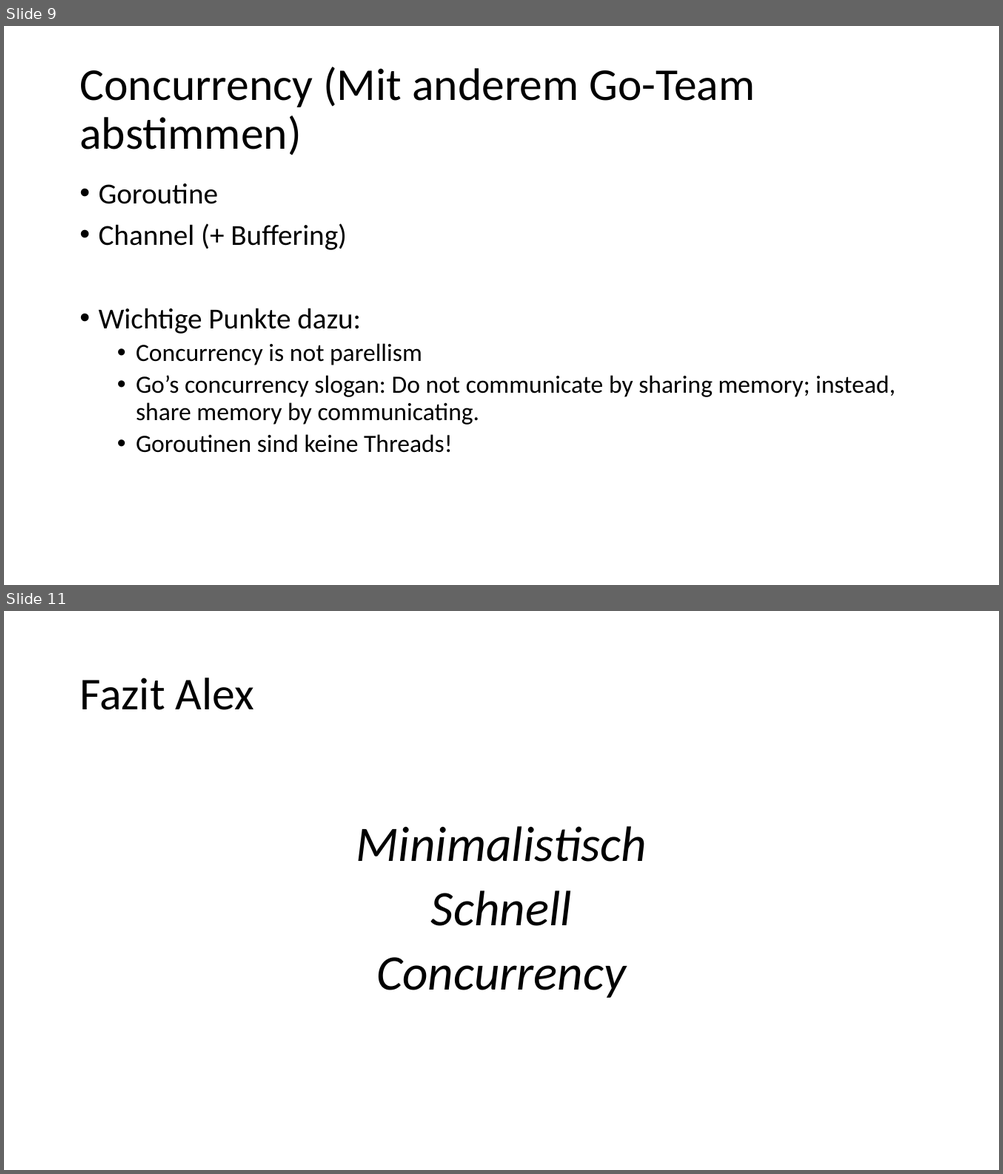
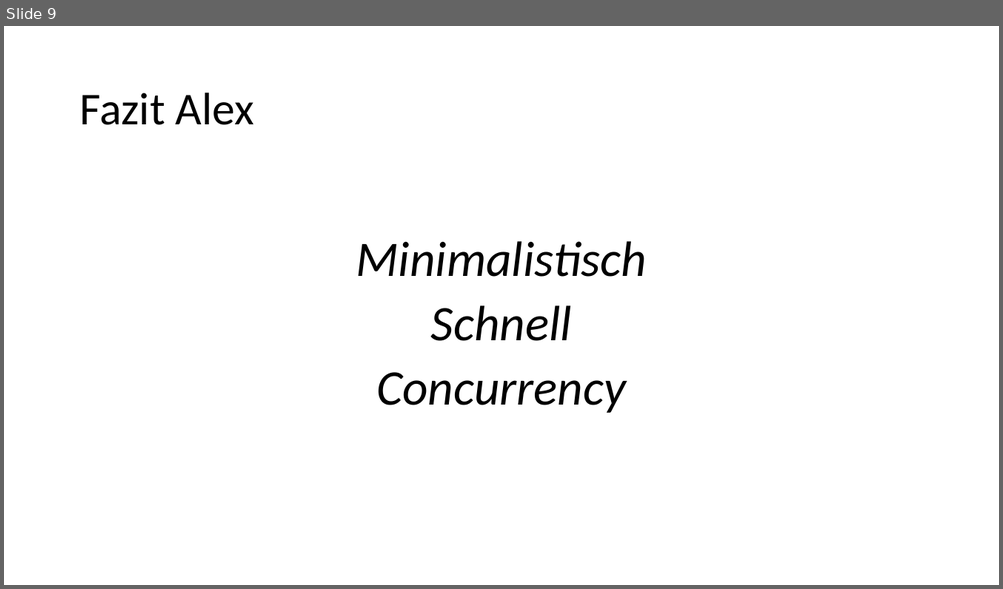
Before and after one commit to alexsuter/golang-experience, a slide deck: presi/presi.pptx. Shown one above the other, each under a label of ours: slides 9 and 11 before the commit, slide 9 after it; the slides between them are not shown. The pictures are 1003x1174 and 1003x589 pixels, drawn with LibreOffice and Linux fonts; fonts in the diff are those of the drawing. Boxes give left, top, right and bottom in pixels: in the first picture for what was removed or moved away, otherwise in the second. Text is boxed around its words. In the diff, an @@ line names an element or a change of style, - is before the commit and + after.

```diff
--- a/presi/presi.pptx
+++ b/presi/presi.pptx
@@ slide 9 removed at bbox=[4, 26, 999, 585], background #FFFFFF @@
@@ title removed at bbox=[79, 67, 754, 156] @@
-Concurrency (Mit anderem Go-Team abstimmen)
@@ text removed at bbox=[99, 184, 895, 453] @@
-• Goroutine
-• Channel (+ Buffering)
-• Wichtige Punkte dazu:
-  • Concurrency is not parellism
-  • Go’s concurrency slogan: Do not communicate by sharing memory; instead, share memory by communicating.
-  • Goroutinen sind keine Threads!
@@ what was slide 11 is now slide 9 @@
```
Also in this commit, not shown: 4 slides changed, 1 slide added, 2 other slides removed.
